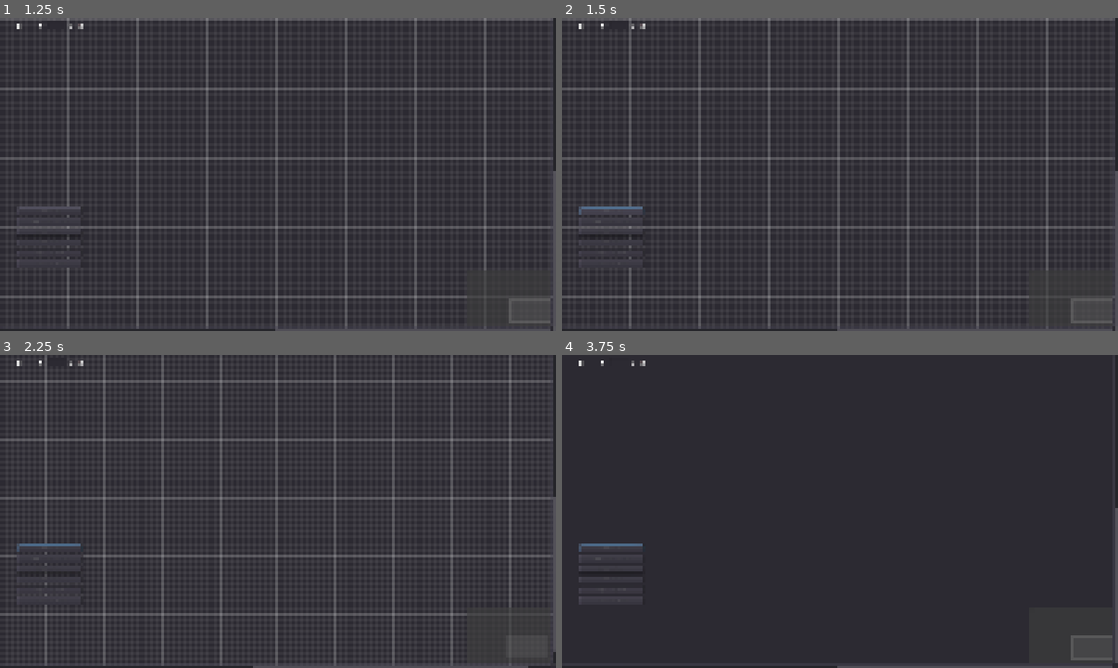
Above: before the commit, frames 1-4 (two rows, left to right).
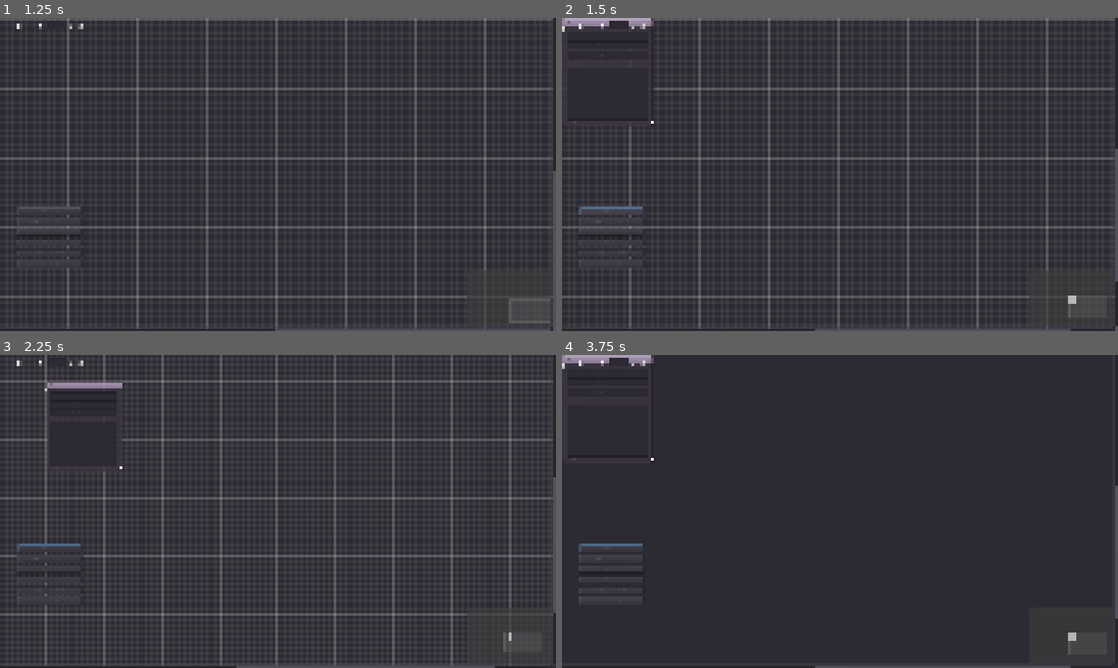
Above: after the commit, the same moments.

Repository: masterhand83/moon_dialogs
Game: Godot game, scene res://GUI/main_view.tscn
Two runs of this game, one before a commit and one after it. Both use one fixed random seed, a clock stepped at 60 frames per second and the inputs below.
Inputs (mouse positions are in pixels of both pictures, inside the frame that each line leads up to):
- Up to frame 1 (1.25 s): click "New Project" at 0.5 s
- Up to frame 2 (1.5 s): click "Add Dialog" at 1.25 s
- Up to frame 3 (2.25 s): click (11, 361) at 2 s
- Up to frame 4 (3.75 s): click (595, 361) at 2.75 s; click (606, 361) at 3.5 s

Frame 1 is identical in both runs. In frame 2, 1.0% of the frame differs, in the area x 0-100%, y 0-100%; in frame 3, 0.8%; in frame 4, 0.7%.

Commit message:
board is able to add graph_nodes

Diff:
--- a/editor_menu/editor_board.gd
+++ b/editor_menu/editor_board.gd
@@ -1 +1,6 @@
 extends GraphEdit
+onready var DialogNodeResource= preload('res://dialog_node/dialog_node.tscn')
+
+func add_dialog():
+    var dialog_node = DialogNodeResource.instance()
+    add_child(dialog_node, true)
--- /dev/null
+++ b/editor_menu/editor_board.tscn
@@ -0,0 +1,11 @@
+[gd_scene load_steps=2 format=2]
+
+[ext_resource path="res://editor_menu/editor_board.gd" type="Script" id=1]
+
+[node name="EditorBoard" type="GraphEdit"]
+anchor_right = 1.0
+anchor_bottom = 1.0
+script = ExtResource( 1 )
+__meta__ = {
+"_edit_use_anchors_": false
+}
--- a/editor_menu/editor_menu.gd
+++ b/editor_menu/editor_menu.gd
@@ -5,3 +5,7 @@
 
 func _on_EditorButtons_return_to_menu() -> void:
     emit_signal('change_view', 'main')
+
+
+func _on_EditorButtons_add_dialog() -> void:
+    $EditorBoard.add_dialog()
--- a/editor_menu/editor_menu.tscn
+++ b/editor_menu/editor_menu.tscn
@@ -2,7 +2,7 @@
 
 [ext_resource path="res://editor_menu/editor_menu.gd" type="Script" id=1]
 [ext_resource path="res://editor_menu/editor_buttons.tscn" type="PackedScene" id=2]
-[ext_resource path="res://editor_menu/editor_board.gd" type="Script" id=3]
+[ext_resource path="res://editor_menu/editor_board.tscn" type="PackedScene" id=3]
 
 [node name="EditorMenu" type="Control"]
 anchor_right = 1.0
@@ -12,13 +12,8 @@
 "_edit_use_anchors_": false
 }
 
-[node name="EditorBoard" type="GraphEdit" parent="."]
-anchor_right = 1.0
-anchor_bottom = 1.0
-script = ExtResource( 3 )
-__meta__ = {
-"_edit_use_anchors_": false
-}
+[node name="EditorBoard" parent="." instance=ExtResource( 3 )]
 
 [node name="EditorButtons" parent="." instance=ExtResource( 2 )]
+[connection signal="add_dialog" from="EditorButtons" to="." method="_on_EditorButtons_add_dialog"]
 [connection signal="return_to_menu" from="EditorButtons" to="." method="_on_EditorButtons_return_to_menu"]
